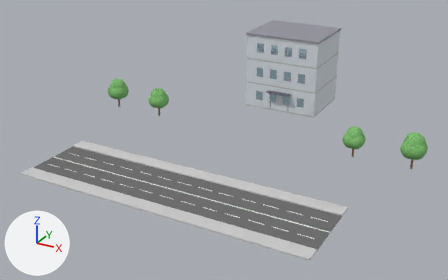
An edit to the glTF model output/office_building.gltf, drawn before and after from the same camera.
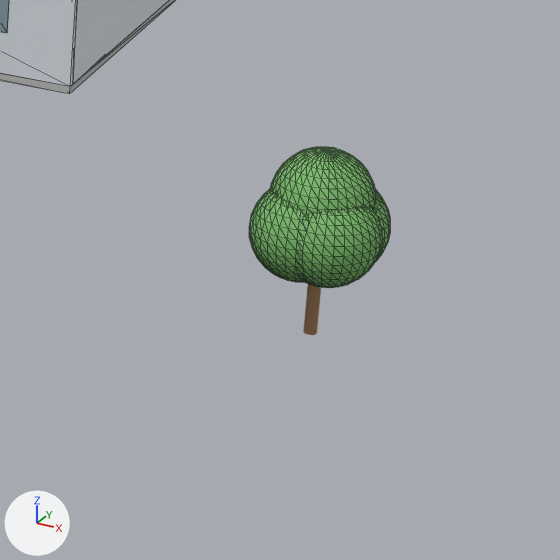
The first picture shows the older version from a 50 mm camera at (37.9, -92.5, 36.4) aimed at (-1.1, -21.6, 1.0). The close-ups show both versions on the part from 67% to 88% of the width and 37% to 69% of the height of that picture; other places that the commit changed are outside them. The lights are fixed; the arrows at lower left show +X, +Y and +Z. The close-ups show mesh edges as thin lines. Where no turn or scale is listed for an object, it has been applied to the vertices. Vertices at the same position are counted once.

Names of what the first close-up shows: 'Floor_1_Slab', 'Floor_1_Wall_Front', 'Floor_1_Wall_Right', 'Tree_2_Leaves_0', 'Tree_2_Leaves_1', 'Tree_2_Leaves_3', 'Tree_2_Leaves_4'.
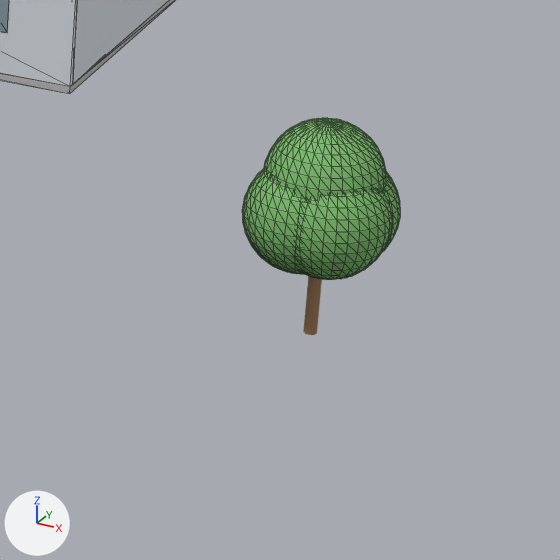
Where the newer file only moved an object's origin or applied its transform, the numbers keep the older frame.

Where the change shows, as pixel boxes (x1, y1, x2, y2) in the close-ups (560 x 560 px):
'Tree_2_Leaves_0', reshaped, moved (16% wider, 17% taller)
    before: (271, 147, 376, 217)
    after: (264, 118, 386, 200)
'Tree_2_Leaves_3', reshaped, moved (13% wider, 11% taller)
    before: (299, 207, 382, 288)
    after: (298, 190, 392, 280)
'Tree_2_Leaves_4', reshaped, moved (10% wider, 12% taller)
    before: (249, 188, 306, 282)
    after: (242, 169, 305, 274)
'Tree_2_Leaves_1', reshaped, moved
    before: (374, 189, 390, 262)
    after: (383, 172, 400, 251)

Diff of the bpy script that builds the scene:
```diff
--- a/output/office_building.gltf.py
+++ b/output/office_building.gltf.py
@@ me_sphere_010 @@
 # used by ob_tree_2_leaves_0; location = (16.0, -16.0, 3.24)
-me_sphere_010.from_pydata(...)  # 482 vertices, 960 faces; spans x -1.16..1.16, y -1.16..1.16, z -1.16..1.16
+me_sphere_010.from_pydata(...)  # 482 vertices, 960 faces; spans x -1.33..1.33, y -1.33..1.33, z -1.33..1.33
+# me_sphere_010 part 1: 482 of 482 vertices moved; they spanned x -1.16..1.16, y -1.16..1.16, z -1.16..1.16 and now span x -1.33..1.33, y -1.33..1.33, z -1.33..1.33; mean shift (0.0, 0.0, 0.0); largest move (0.0, 0.96, -0.64) -> (0.0, 0.74, -1.11)
 me_sphere_010.materials.append(mat_tree_2_leaves)
@@ me_sphere_011 @@
 # used by ob_tree_2_leaves_1; location = (16.3, -15.7, 2.54)
-me_sphere_011.from_pydata(...)  # 482 vertices, 960 faces; spans x -1.16..1.16, y -1.16..1.16, z -1.16..1.16
+me_sphere_011.from_pydata(...)  # 482 vertices, 960 faces; spans x -1.33..1.33, y -1.33..1.33, z -1.33..1.33
+# me_sphere_011 part 2: 482 of 482 vertices moved; they spanned x -1.16..1.16, y -1.16..1.16, z -1.16..1.16 and now span x -1.33..1.33, y -1.33..1.33, z -1.33..1.33; mean shift (0.0, 0.0, 0.0); largest move (0.0, 0.96, -0.64) -> (0.0, 0.74, -1.11)
 me_sphere_011.materials.append(mat_tree_2_leaves)
@@ me_sphere_013 @@
 # used by ob_tree_2_leaves_3; location = (16.3, -16.3, 2.54)
-me_sphere_013.from_pydata(...)  # 482 vertices, 960 faces; spans x -1.16..1.16, y -1.16..1.16, z -1.16..1.16
+me_sphere_013.from_pydata(...)  # 482 vertices, 960 faces; spans x -1.33..1.33, y -1.33..1.33, z -1.33..1.33
+# me_sphere_013 part 3: 482 of 482 vertices moved; they spanned x -1.16..1.16, y -1.16..1.16, z -1.16..1.16 and now span x -1.33..1.33, y -1.33..1.33, z -1.33..1.33; mean shift (0.0, 0.0, 0.0); largest move (0.0, 0.96, -0.64) -> (0.0, 0.74, -1.11)
 me_sphere_013.materials.append(mat_tree_2_leaves)
@@ me_sphere_014 @@
 # used by ob_tree_2_leaves_4; location = (15.7, -16.3, 2.54)
-me_sphere_014.from_pydata(...)  # 482 vertices, 960 faces; spans x -1.16..1.16, y -1.16..1.16, z -1.16..1.16
+me_sphere_014.from_pydata(...)  # 482 vertices, 960 faces; spans x -1.33..1.33, y -1.33..1.33, z -1.33..1.33
+# me_sphere_014 part 4: 482 of 482 vertices moved; they spanned x -1.16..1.16, y -1.16..1.16, z -1.16..1.16 and now span x -1.33..1.33, y -1.33..1.33, z -1.33..1.33; mean shift (0.0, 0.0, 0.0); largest move (0.0, 0.96, -0.64) -> (0.0, 0.74, -1.11)
 me_sphere_014.materials.append(mat_tree_2_leaves)
@@ ob_tree_2_leaves_0 @@
 ob_tree_2_leaves_0 = bpy.data.objects.new('Tree_2_Leaves_0', me_sphere_010)
-ob_tree_2_leaves_0.location = (16.0, -16.0, 3.24)
+ob_tree_2_leaves_0.location = (16.0, -16.0, 3.73)
@@ ob_tree_2_leaves_1 @@
 ob_tree_2_leaves_1 = bpy.data.objects.new('Tree_2_Leaves_1', me_sphere_011)
-ob_tree_2_leaves_1.location = (16.3, -15.7, 2.54)
+ob_tree_2_leaves_1.location = (16.3, -15.7, 2.93)
@@ ob_tree_2_leaves_3 @@
 ob_tree_2_leaves_3 = bpy.data.objects.new('Tree_2_Leaves_3', me_sphere_013)
-ob_tree_2_leaves_3.location = (16.3, -16.3, 2.54)
+ob_tree_2_leaves_3.location = (16.3, -16.3, 2.93)
@@ ob_tree_2_leaves_4 @@
 ob_tree_2_leaves_4 = bpy.data.objects.new('Tree_2_Leaves_4', me_sphere_014)
-ob_tree_2_leaves_4.location = (15.7, -16.3, 2.54)
+ob_tree_2_leaves_4.location = (15.7, -16.3, 2.93)
```
